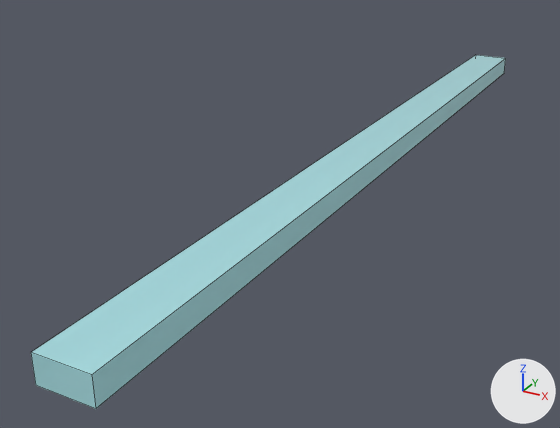
The Blender file Platform Convex.blend, before and after one commit.
Before and after are seen from a 50 mm lens placed at (125.0, -315.0, 110.0), pointed at (-29.0, -35.0, -29.0). The lights are fixed; the arrows at lower right show +X, +Y and +Z. Mesh edges are drawn as thin lines.

The first picture shows 'Cube-convcol'.
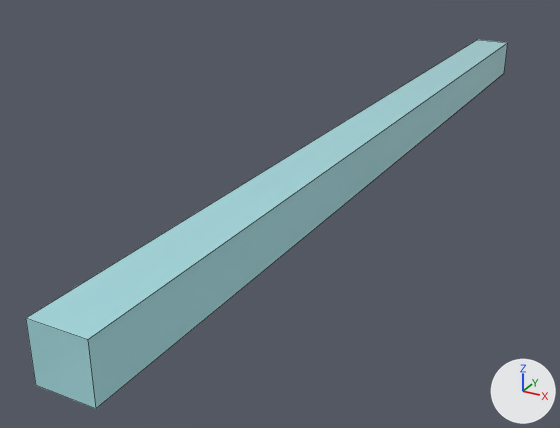
Commit message: Center platforms

Changed parts and their boxes (x1, y1, x2, y2) in the pictures (560 x 428 px):
'Cube-convcol', reshaped
    before: (31, 55, 506, 409)
    after: (26, 40, 508, 409)

Edits to the bpy script that builds the scene:
```text
Change me_cube_001:
    where me_cube_001.from_pydata(...)  # 9 vertices, 6 faces; spans x -10.0..10.0, y -200.0..200.0, z -10.0..28.0
    used by ob_cube_convcol; location = (0.0, 0.0, 0.0)
    before: 1 (10.0, -200.0, 0.0) at pixel (91, 374), 3 (-10.0, 200.0, 0.0) at pixel (475, 54), 4 (-10.0, -200.0, 0.0) at pixel (30, 352), 8 (10.0, 200.0, 0.0) at pixel (505, 58)
    me_cube_001 part 1
    add for i in [1, 3, 4, 8]: me_cube_001.vertices[i].co += Vector((0.0, 0.0, 10.0))
```
